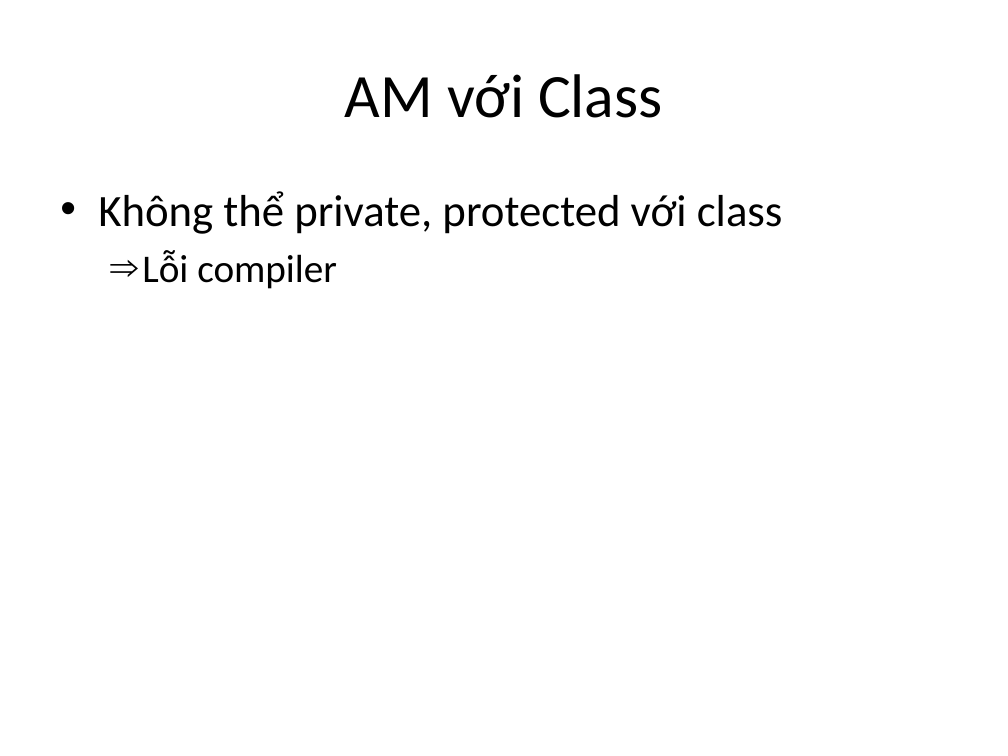
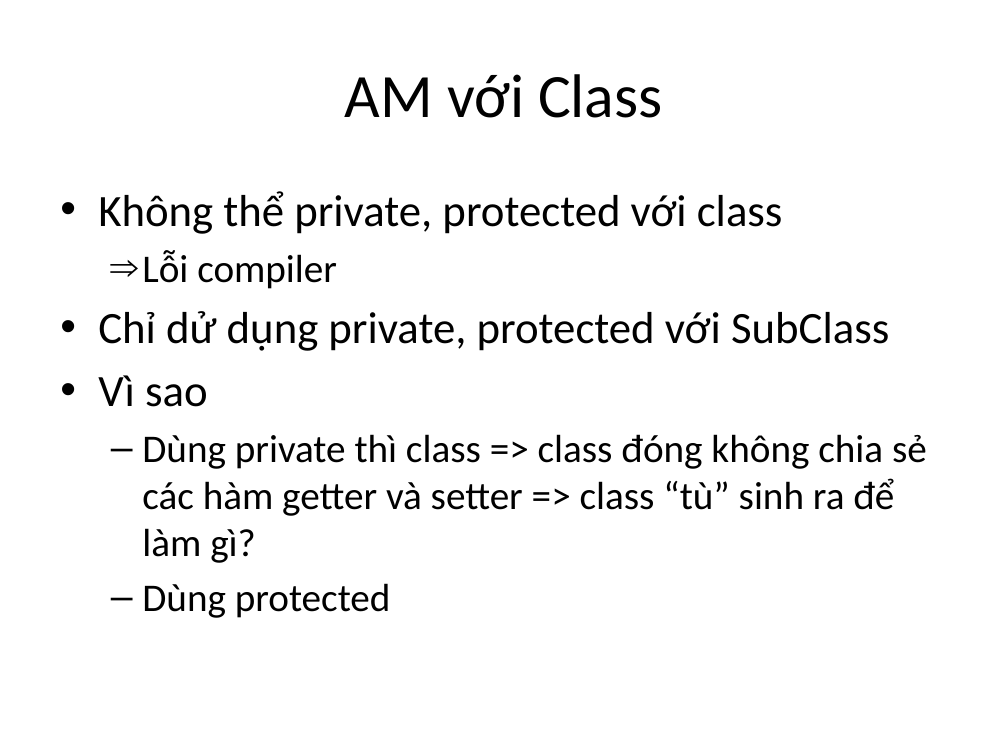
Before and after one commit to phithanh97cs/T3H, a slide deck: slide 11 of 3. Back-end/1. JavaCore/4. Access Modifier trong java.pptx (slide 8 before the commit). Drawn at 1008x756 pixels with LibreOffice and Linux fonts; fonts in the diff are those of the drawing. Boxes give left, top, right and bottom in pixels: in the first picture for what was removed or moved away, otherwise in the second. Text is boxed around its words. In the diff, an @@ line names an element or a change of style, - is before the commit and + after.

```diff
--- a/3. Back-end/1. JavaCore/4. Access Modifier trong java.pptx
+++ b/3. Back-end/1. JavaCore/4. Access Modifier trong java.pptx
@@ text at (98,311,927,618): paragraphs added @@
+• Chỉ dử dụng private, protected với SubClass
+• Vì sao
+  – Dùng private thì class => class đóng không chia sẻ các hàm getter và setter => class “tù” sinh ra để làm gì?
+  – Dùng protected
```
Also in this commit, not shown: 2 other slides changed, 4 slides added.
